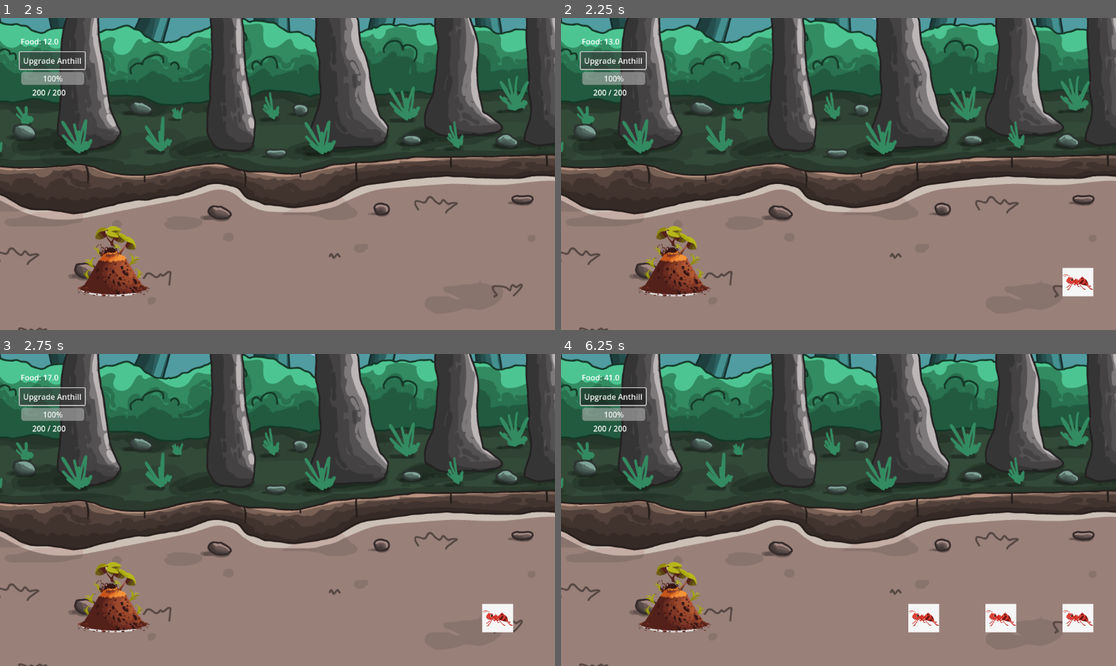
Above: before the commit, frames 1-4 (two rows, left to right).
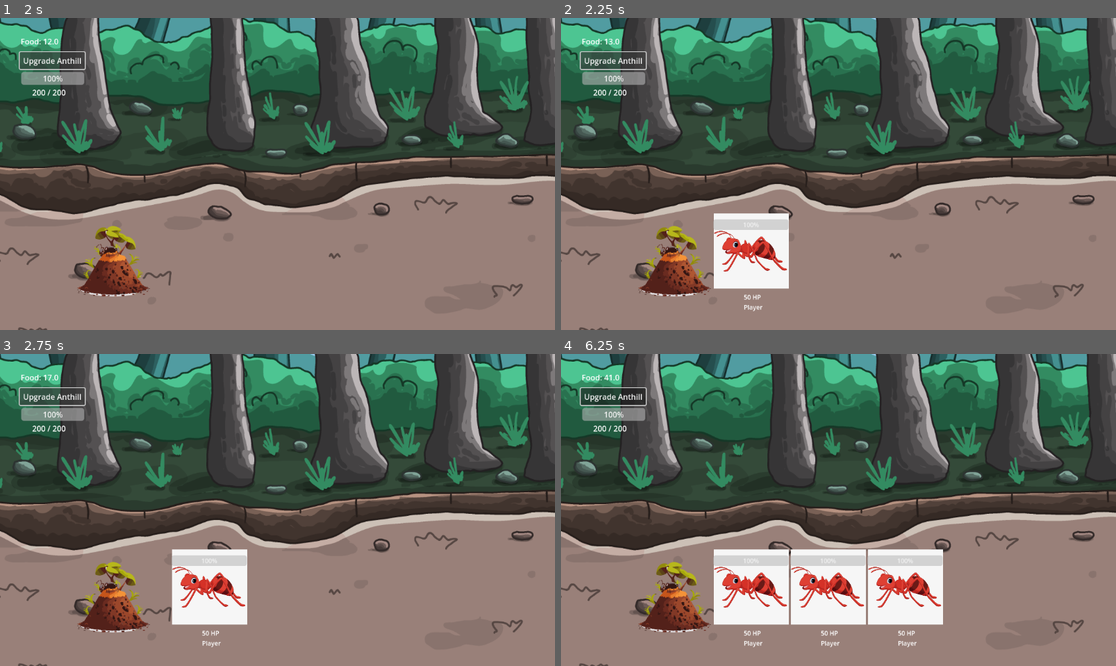
Above: after the commit, the same moments.

Repository: NMSU-Digital-Game-Design/game-jam-4-ant-game
Game: Godot game, scene res://Scenes/main.tscn
Same seed, same stepped clock (60 frames per second), same inputs: the game is played once before the commit and once after it.
Inputs (mouse positions are in pixels of both pictures, inside the frame that each line leads up to):
- Up to frame 1 (2 s): click "Upgrade Anthill" at 0.5 s; click "Upgrade Anthill" at 1.25 s
- Up to frame 2 (2.25 s): click "Upgrade Anthill" at 2 s
- Up to frame 3 (2.75 s): no input
- Up to frame 4 (6.25 s): move the mouse to (960, 494) at 2.77 s; click (960, 494) at 2.92 s; drag from (727, 525) to (672, 597) at 3.52 s; move the mouse to (894, 441) at 4.27 s; click (894, 441) at 4.42 s; drag from (810, 572) to (672, 463) at 5.02 s; move the mouse to (1005, 556) at 5.77 s; click (1005, 556) at 5.92 s

Frame 1 is identical in both runs. In frame 2, 3.9% of the frame differs, in the area x 27-96%, y 62-94%; in frame 3, 3.9%; in frame 4, 11%.

Commit message:
Ant update

Diff:
--- /dev/null
+++ b/Scenes/Ant.tscn
@@ -0,0 +1,46 @@
+[gd_scene load_steps=5 format=3 uid="uid://2lp7g00o514q"]
+
+[ext_resource type="Script" uid="uid://dqwlb5gtt05ev" path="res://Scripts/Ant.gd" id="1_7lpof"]
+[ext_resource type="Texture2D" uid="uid://dq1sxe6ouphso" path="res://Assets/ant.jpg" id="2_0aatc"]
+
+[sub_resource type="RectangleShape2D" id="RectangleShape2D_ruxgy"]
+size = Vector2(194.5, 110.5)
+
+[sub_resource type="CircleShape2D" id="CircleShape2D_7lpof"]
+radius = 61.0737
+
+[node name="Ant" type="CharacterBody2D"]
+collision_layer = 2
+collision_mask = 2
+script = ExtResource("1_7lpof")
+
+[node name="Sprite2D" type="Sprite2D" parent="."]
+scale = Vector2(0.3, 0.3)
+texture = ExtResource("2_0aatc")
+
+[node name="HealthBar" type="ProgressBar" parent="."]
+offset_left = -98.0
+offset_top = -82.0
+offset_right = 97.0
+offset_bottom = -55.0
+
+[node name="CollisionShape2D" type="CollisionShape2D" parent="."]
+position = Vector2(-0.25, 0.75)
+shape = SubResource("RectangleShape2D_ruxgy")
+
+[node name="AttackArea" type="Area2D" parent="."]
+collision_layer = 0
+collision_mask = 10
+
+[node name="AttackCollisionShape2D" type="CollisionShape2D" parent="AttackArea"]
+position = Vector2(-127, -1)
+shape = SubResource("CircleShape2D_7lpof")
+
+[node name="AntStats" type="Node" parent="."]
+
+[node name="DebugLabel" type="Label" parent="."]
+offset_left = -19.0
+offset_top = 108.0
+offset_right = 21.0
+offset_bottom = 131.0
+metadata/_edit_use_anchors_ = true
--- a/Scenes/ant_hill.tscn
+++ b/Scenes/ant_hill.tscn
@@ -1,8 +1,8 @@
-[gd_scene load_steps=5 format=3 uid="uid://crpil0a0r2k8q"]
+[gd_scene load_steps=5 format=3 uid="uid://bqsgijs1gfklb"]
 
 [ext_resource type="Script" uid="uid://cl5omls8d5chd" path="res://Scripts/player_anthill.gd" id="1_jv6wh"]
 [ext_resource type="Texture2D" uid="uid://b55l5rwbfi54y" path="res://Assets/anthill_1.png" id="2_x6ack"]
-[ext_resource type="Script" uid="uid://cf6clmynb2xp4" path="res://Scripts/enemy_spawner.gd" id="3_iacmt"]
+[ext_resource type="Script" uid="uid://cf6clmynb2xp4" path="res://Scripts/ant_spawner.gd" id="3_iacmt"]
 
 [sub_resource type="CircleShape2D" id="CircleShape2D_d5x1h"]
 radius = 122.0
--- a/Scenes/camera_manager.tscn
+++ /dev/null
@@ -1,8 +0,0 @@
-[gd_scene load_steps=2 format=3 uid="uid://bfab40echk0f8"]
-
-[ext_resource type="Script" uid="uid://cshsoe663r7gn" path="res://Scripts/camera_manager.gd" id="1_8ib6k"]
-
-[node name="camera_manager" type="Node2D"]
-script = ExtResource("1_8ib6k")
-
-[node name="Camera2D" type="Camera2D" parent="."]
--- a/Scenes/enemy_ant.tscn
+++ /dev/null
@@ -1,19 +0,0 @@
-[gd_scene load_steps=4 format=3 uid="uid://bnwfin6b0qhio"]
-
-[ext_resource type="Script" uid="uid://c74fmyp63qkpx" path="res://Scripts/enemy_ant.gd" id="1_hk1eq"]
-[ext_resource type="Texture2D" uid="uid://dq1sxe6ouphso" path="res://Assets/ant.jpg" id="2_nreke"]
-
-[sub_resource type="RectangleShape2D" id="RectangleShape2D_d8veo"]
-size = Vector2(82, 74.75)
-
-[node name="EnemyAnt" type="CharacterBody2D"]
-script = ExtResource("1_hk1eq")
-
-[node name="Sprite2D" type="Sprite2D" parent="."]
-position = Vector2(845, 281)
-scale = Vector2(0.123077, 0.114055)
-texture = ExtResource("2_nreke")
-
-[node name="CollisionShape2D" type="CollisionShape2D" parent="."]
-position = Vector2(847, 283)
-shape = SubResource("RectangleShape2D_d8veo")
--- a/Scenes/main.tscn
+++ b/Scenes/main.tscn
@@ -3,8 +3,8 @@
 [ext_resource type="Texture2D" uid="uid://2x8u7pq0kfq" path="res://Assets/Backgrounds/game_background_3.png" id="1_jjvhh"]
 [ext_resource type="Script" uid="uid://cl5omls8d5chd" path="res://Scripts/player_anthill.gd" id="2_kry3j"]
 [ext_resource type="Texture2D" uid="uid://b55l5rwbfi54y" path="res://Assets/anthill_1.png" id="3_21xkr"]
-[ext_resource type="Script" uid="uid://cf6clmynb2xp4" path="res://Scripts/enemy_spawner.gd" id="4_6bp64"]
-[ext_resource type="Script" uid="uid://di43sbogcxnqb" path="res://Scenes/camera.gd" id="4_jjvhh"]
+[ext_resource type="Script" uid="uid://cf6clmynb2xp4" path="res://Scripts/ant_spawner.gd" id="4_6bp64"]
+[ext_resource type="Script" uid="uid://di43sbogcxnqb" path="res://Scripts/camera.gd" id="4_jjvhh"]
 
 [sub_resource type="CircleShape2D" id="CircleShape2D_d5x1h"]
 radius = 122.0
@@ -14,6 +14,9 @@
 [node name="Sprite2D" type="Sprite2D" parent="."]
 position = Vector2(1921, 1091)
 texture = ExtResource("1_jjvhh")
+
+[node name="AntSpawner" type="Node2D" parent="."]
+script = ExtResource("4_6bp64")
 
 [node name="PlayerAnthill" type="Area2D" parent="."]
 position = Vector2(557, 1290)
@@ -26,9 +29,6 @@
 
 [node name="CollisionShape2D" type="CollisionShape2D" parent="PlayerAnthill"]
 shape = SubResource("CircleShape2D_d5x1h")
-
-[node name="EnemySpawner" type="Node2D" parent="."]
-script = ExtResource("4_6bp64")
 
 [node name="Camera2D" type="Camera2D" parent="."]
 script = ExtResource("4_jjvhh")
--- /dev/null
+++ b/Scripts/Ant.gd
@@ -0,0 +1,92 @@
+extends CharacterBody2D
+
+enum Team { PLAYER, ENEMY }
+@export var team: Team = Team.ENEMY  # Set on spawn!
+@export var ant_type: StringName = "melee"  # "melee" or "ranged" — future enum
+
+# Shared Stats (identical for both sides)
+@export var speed: float = 100.0
+@export var max_health: float = 50.0
+var health: float = max_health
+@export var damage: float = 10.0
+@export var attack_range: float = 60.0  # Updates AttackCollisionShape2D radius
+@export var attack_speed: float = 1.0   # Attacks/sec
+
+@export var projectile_scene: PackedScene  # For ranged: preload("res://projectile.tscn")
+
+var direction: float = 1.0  # Auto-set: +1 (right→enemy hill), -1 (left→player hill)
+var targets_in_range: Array[Node2D] = []
+var attack_timer: float = 0.0
+
+@onready var attack_area: Area2D = $AttackArea
+@onready var attack_shape: CollisionShape2D = $AttackArea/AttackCollisionShape2D
+@onready var health_bar: ProgressBar = $HealthBar  # NEW: Reference to ant's health bar
+@onready var debug_label: Label = $DebugLabel     # OPTIONAL: For debugging health/team
+
+func _ready():
+	direction = 1.0 if team == Team.PLAYER else -1.0
+	attack_shape.shape.radius = attack_range
+	attack_area.body_entered.connect(_on_body_entered)
+	attack_area.body_exited.connect(_on_body_exited)
+
+	# NEW: Initialize health bar
+	health_bar.max_value = max_health
+	health_bar.value = health
+	update_debug_label()  # OPTIONAL
+
+func _physics_process(delta):
+	velocity.x = direction * speed
+	move_and_slide()
+
+func _process(delta):
+	attack_timer -= delta
+	if attack_timer <= 0 and targets_in_range.size() > 0:
+		attack_nearest_target()
+		attack_timer = 1.0 / attack_speed
+
+func _on_body_entered(body):
+	if _is_enemy(body):
+		targets_in_range.append(body)
+
+func _on_body_exited(body):
+	targets_in_range.erase(body)
+
+func _is_enemy(body) -> bool:
+	if not body.has_method("get_team"): return false
+	return body.get_team() != team
+
+func get_team() -> Team:
+	return team
+
+func attack_nearest_target():
+	if targets_in_range.is_empty(): return
+	var nearest = targets_in_range[0]
+	for t in targets_in_range:
+		if global_position.distance_to(t.global_position) < global_position.distance_to(nearest.global_position):
+			nearest = t
+	if ant_type == "melee":
+		nearest.take_damage(damage)
+	elif ant_type == "ranged" and projectile_scene:
+		_shoot_projectile(nearest.global_position)
+
+func _shoot_projectile(target_pos: Vector2):
+	var proj = projectile_scene.instantiate()
+	get_parent().add_child(proj)
+	proj.global_position = global_position
+	proj.direction = (target_pos - global_position).normalized() * 200  # Fast projectile speed
+	proj.damage = damage
+	proj.team = team  # Proj checks team on hit
+
+# UPDATED: Now updates health bar + clamps health
+func take_damage(amount: float):
+	health -= amount
+	health = clamp(health, 0, max_health)  # Clamp like anthill does
+	health_bar.value = health  # NEW: Update bar visually
+	update_debug_label()       # OPTIONAL: Update debug text
+	if health <= 0:
+		queue_free()
+
+# NEW: Helper for debug label (shows health/team — great for tug-of-war testing!)
+func update_debug_label():
+	if debug_label:
+		debug_label.text = "%.0f HP\n%s" % [health, "Player" if team == Team.PLAYER else "Enemy"]
--- /dev/null
+++ b/Scripts/ant_spawner.gd
@@ -0,0 +1,33 @@
+extends Node2D
+
+enum Team { PLAYER, ENEMY }
+@export var team: Team
+@export var ant_scene: PackedScene = preload("res://Scenes/Ant.tscn")
+@export var spawn_interval: float = 2.0  # AI auto-spawn
+@export var spawn_offset: Vector2 = Vector2(550, 900)  # Right/left of hill
+@export var ant_cost: float = 20.0  # Player deducts from anthill food
+
+var timer: Timer
+var anthill: Node  # Auto-find or set
+
+func _ready():
+	timer = Timer.new()
+	timer.wait_time = spawn_interval
+	timer.timeout.connect(_auto_spawn)
+	add_child(timer)
+	timer.start()
+	anthill = get_parent().get_node("PlayerAnthill") if team == Team.PLAYER else get_parent().get_node("EnemyAnthill")
+
+func spawn_now():  # Player button calls this
+	if team == Team.PLAYER and anthill.food < ant_cost: return
+	if team == Team.PLAYER: anthill.food -= ant_cost
+	_do_spawn()
+
+func _auto_spawn():  # AI
+	_do_spawn()
+
+func _do_spawn():
+	var ant = ant_scene.instantiate()
+	ant.team = team
+	ant.global_position = global_position + spawn_offset * (1.0 if team == Team.PLAYER else -1.0)
+	get_parent().add_child(ant)
--- a/Scripts/camera_2d.gd
+++ /dev/null
@@ -1,11 +0,0 @@
-extends Camera2D
-
-
-# Called when the node enters the scene tree for the first time.
-func _ready() -> void:
-	pass # Replace with function body.
-
-
-# Called every frame. 'delta' is the elapsed time since the previous frame.
-func _process(delta: float) -> void:
-	pass
--- a/Scripts/camera_manager.gd
+++ /dev/null
@@ -1,11 +0,0 @@
-extends Node2D
-
-var isPressed := false
-
-func _input(event: InputEvent) -> void:
-	if event is InputEventMouseMotion and isPressed:
-		global_position -= event.relative
-
-	if event is InputEventMouseButton:
-		if event.button_index == MOUSE_BUTTON_MIDDLE:
-			isPressed = event.pressed
--- a/Scripts/enemy_ant.gd
+++ /dev/null
@@ -1,9 +0,0 @@
-extends CharacterBody2D
-
-@export var speed = 100
-
-func _ready():
-	add_to_group("enemy_ant")  # for collision detection
-
-func _physics_process(delta):
-	position.x -= speed * delta
--- a/Scripts/enemy_spawner.gd
+++ /dev/null
@@ -1,19 +0,0 @@
-extends Node2D
-
-@export var spawn_interval = 2.0
-var EnemyAntScene = preload("res://Scenes/enemy_ant.tscn")
-
-func _ready():
-	var timer = Timer.new()
-	timer.wait_time = spawn_interval
-	timer.one_shot = false
-	add_child(timer)
-	timer.timeout.connect(Callable(self, "_spawn_enemy_ant"))
-	timer.start()
-	print("EnemySpawner ready")
-
-func _spawn_enemy_ant():
-	print("Spawning enemy ant")
-	var ant = EnemyAntScene.instantiate()
-	ant.position = Vector2(600, 700)  # adjust lane Y if needed
-	get_parent().add_child(ant)
Not shown, added: Scripts/Ant.gd.uid
Renamed: Scripts/enemy_spawner.gd.uid -> Scripts/ant_spawner.gd.uid
Renamed: Scenes/camera.gd -> Scripts/camera.gd
Renamed: Scenes/camera.gd.uid -> Scripts/camera.gd.uid
Not shown, removed: Scripts/camera_2d.gd.uid
Not shown, removed: Scripts/camera_manager.gd.uid
Not shown, removed: Scripts/enemy_ant.gd.uid
